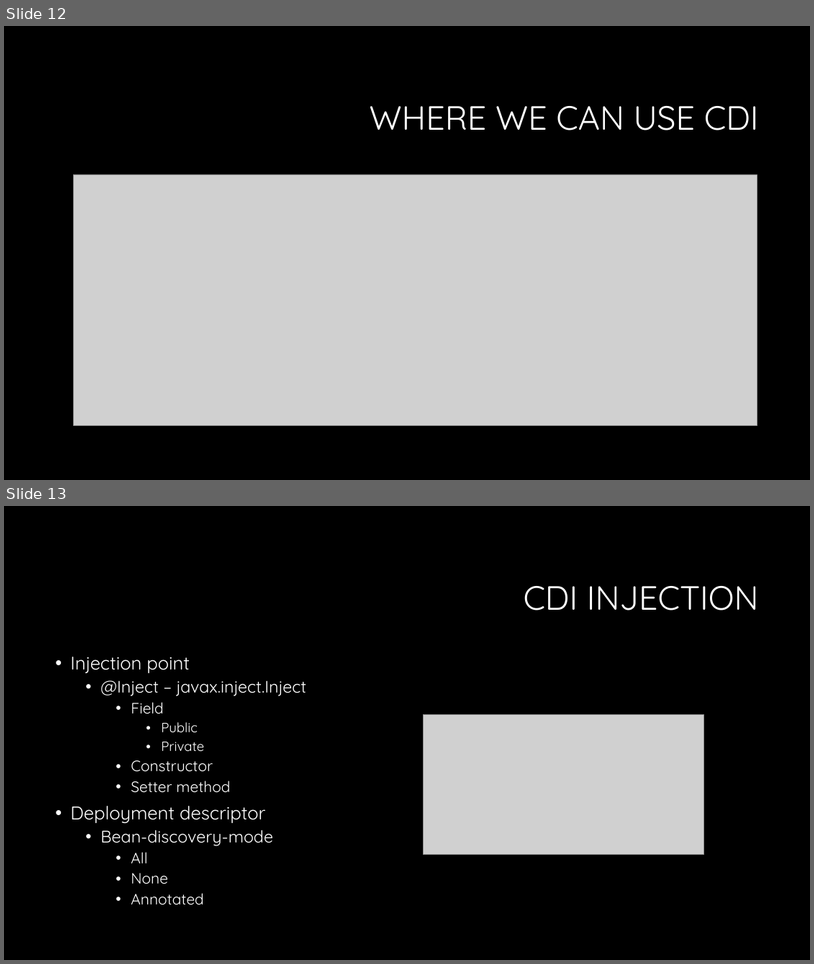
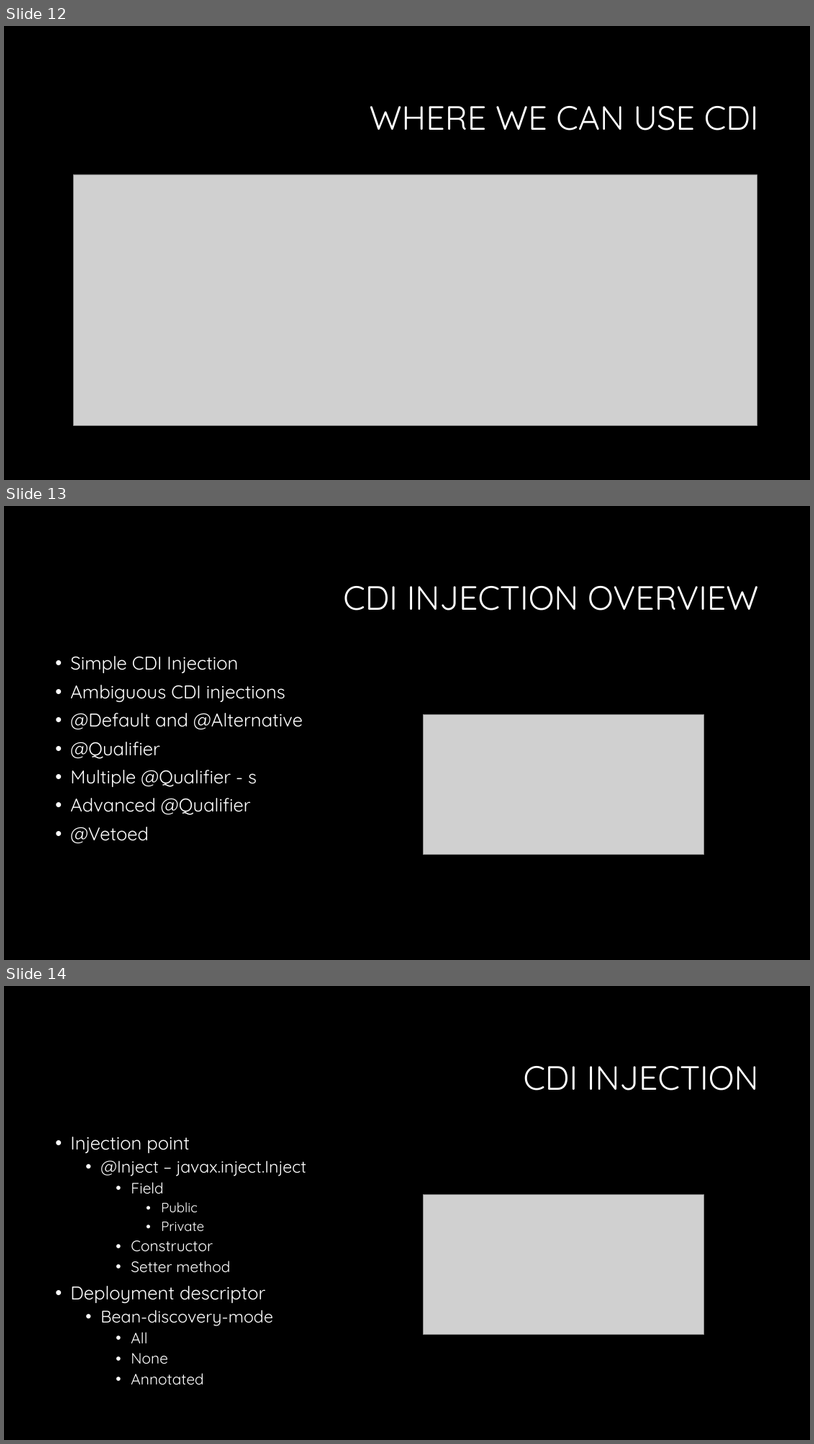
Before and after one commit to Crypto93/CDI_overview, a slide deck: CDI_overview_presentation.pptx. Shown one above the other, each under a label of ours: slides 12 and 13 before the commit, slides 12, 13 and 14 after it. The pictures are 814x964 and 814x1444 pixels, drawn with LibreOffice and Linux fonts; fonts in the diff are those of the drawing; grey boxes stand for pictures; background and template pictures are left out. Boxes give left, top, right and bottom in pixels: in the first picture for what was removed or moved away, otherwise in the second. Text is boxed around its words. In the diff, an @@ line names an element or a change of style, - is before the commit and + after.

```diff
--- a/CDI_overview_presentation.pptx
+++ b/CDI_overview_presentation.pptx
@@ slide 13 added at (4, 506, 810, 960), background #000000 @@
@@ title added at (343, 586, 759, 610), 40 pt, text #FFFFFF @@
+CDI INJECTION OVERVIEW
@@ text added at (70, 656, 303, 843), 22 pt, text #FFFFFF @@
+• Simple CDI Injection
+• Ambiguous CDI injections
+• @Default and @Alternative
+• @Qualifier
+• Multiple @Qualifier - s
+• Advanced @Qualifier
+• @Vetoed
@@ picture added at (424, 714, 705, 854) @@
@@ what was slide 13 is now slide 14 @@
```
Also in this commit, not shown: 1 slide changed, 27 other slides added.
